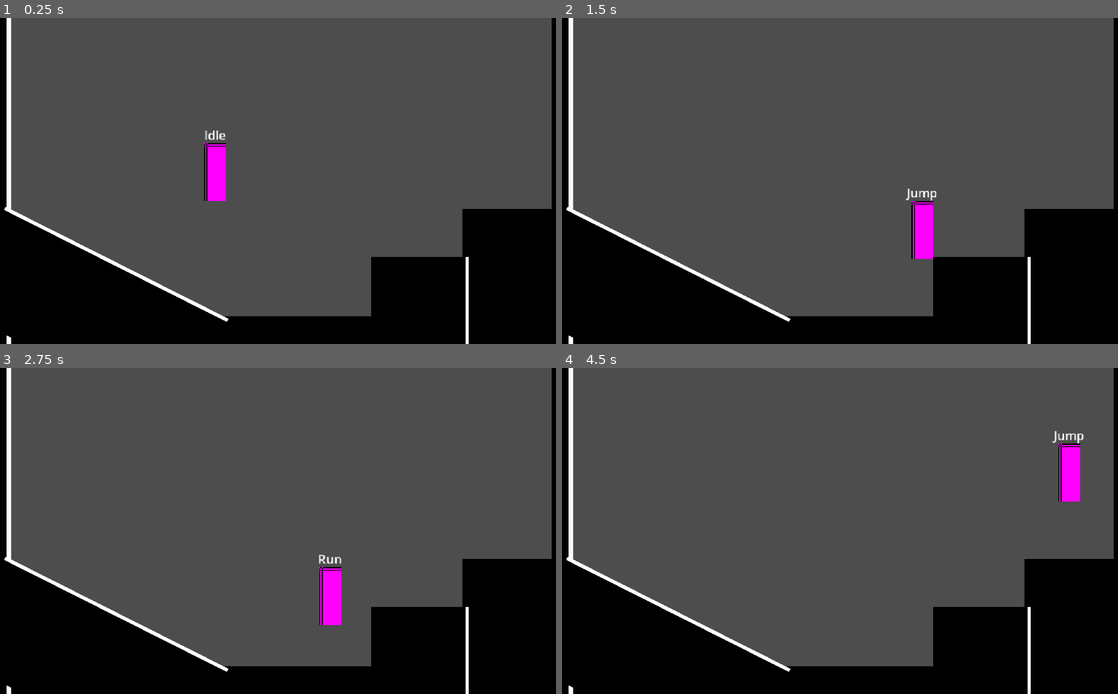
Above: before the commit, frames 1-4 (two rows, left to right).
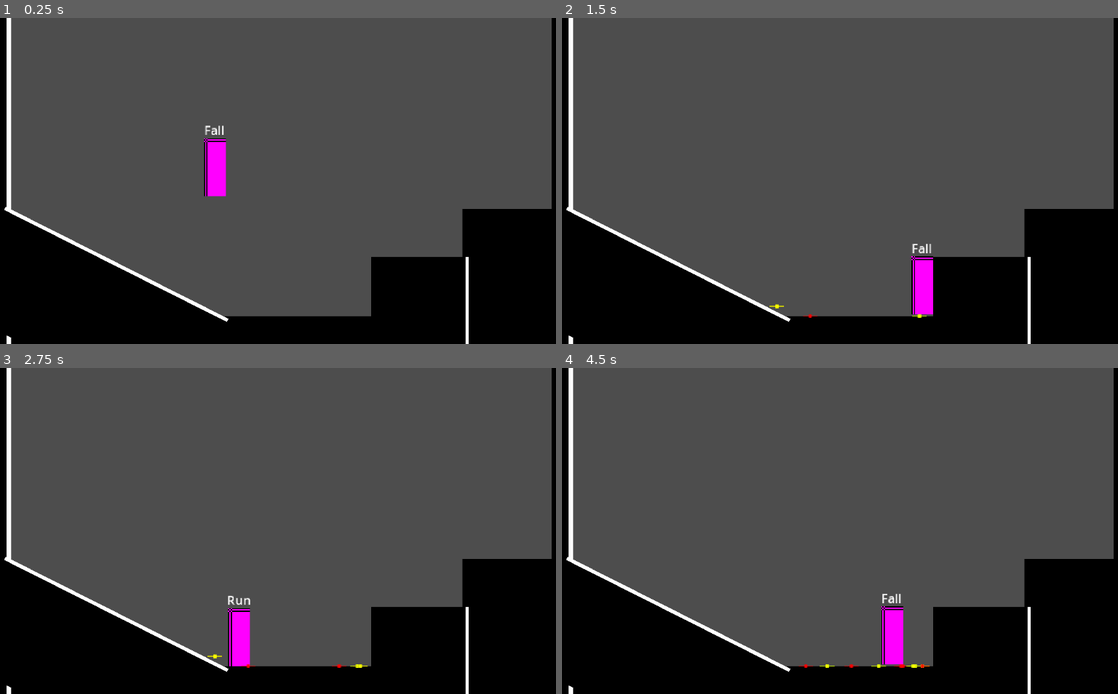
Above: after the commit, the same moments.

Repository: fantasypigeongames/ForgeOfHells
Game: Godot game, scene res://playground.tscn
Two runs of this game, one before a commit and one after it. Both use one fixed random seed, a clock stepped at 60 frames per second and the inputs below.
Inputs:
- Up to frame 1 (0.25 s): no input
- Up to frame 2 (1.5 s): hold Space (jump) 0.53-1.28 s; hold Right (right) from 0.53 s (still down); tap Space (jump) at 1.35 s
- Up to frame 3 (2.75 s): tap Space (jump) at 1.52, 1.82 s; release Right (right) at 2.03 s; hold Left (left) from 2.03 s (still down); hold Space (jump) from 2.03 s (still down)
- Up to frame 4 (4.5 s): release Left (left) at 2.78 s; release Space (jump) at 2.78 s; hold Right (right) 2.78-4.28 s; tap Space (jump) at 2.85, 3.02, 3.32, 4.35 s; hold Space (jump) 3.53-4.28 s; hold Left (left) from 4.28 s (still down)

The runs differ from the first frame. In frame 1, 0.2% of the frame differs, in the area x 36-41%, y 32-57%; in frame 2, 1.5%; in frame 3, 1.6%; in frame 4, 1.7%, in the area x 42-94%, y 19-92%.

Commit message:
ep04 jump and fall states, with jump bug

Diff:
--- /dev/null
+++ b/metroidvania-forge-of-the-hells/player/debug_jump_indicator.tscn
@@ -0,0 +1,30 @@
+[gd_scene load_steps=5 format=3 uid="uid://b1nld0gnntbc3"]
+
+[sub_resource type="Gradient" id="Gradient_qjkh3"]
+offsets = PackedFloat32Array(0.532468, 1)
+colors = PackedColorArray(1, 1, 1, 1, 1, 1, 1, 0)
+
+[sub_resource type="GradientTexture2D" id="GradientTexture2D_g6k8r"]
+gradient = SubResource("Gradient_qjkh3")
+width = 5
+height = 5
+fill = 1
+fill_from = Vector2(0.5, 0.5)
+fill_to = Vector2(1, 0.5)
+
+[sub_resource type="Gradient" id="Gradient_qr7du"]
+colors = PackedColorArray(1, 1, 1, 1, 1, 1, 1, 1)
+
+[sub_resource type="GradientTexture2D" id="GradientTexture2D_n6vax"]
+gradient = SubResource("Gradient_qr7du")
+width = 12
+height = 1
+
+[node name="DebugJumpIndicator" type="Node2D"]
+
+[node name="Sprite2D" type="Sprite2D" parent="."]
+texture = SubResource("GradientTexture2D_g6k8r")
+
+[node name="Sprite2D2" type="Sprite2D" parent="."]
+self_modulate = Color(1, 1, 1, 0.501961)
+texture = SubResource("GradientTexture2D_n6vax")
--- a/metroidvania-forge-of-the-hells/player/scripts/player.gd
+++ b/metroidvania-forge-of-the-hells/player/scripts/player.gd
@@ -1,6 +1,8 @@
 class_name Player
 extends CharacterBody2D
 
+
+const DEBUG_JUMP_INDICATOR = preload("res://player/debug_jump_indicator.tscn")
 #region ///export variables
 @export var move_speed : float = 150
 #endregion
@@ -83,3 +85,13 @@
 	direction = Vector2(x_axis,y_axis)
 
 	pass
+
+
+func add_debug_indicator(color : Color = Color.RED) -> void:
+	var d : Node2D = DEBUG_JUMP_INDICATOR.instantiate()
+	get_tree().root.add_child( d )
+	d.global_position = global_position
+	d.modulate = color
+	await get_tree().create_timer(3.0).timeout
+	d.queue_free()
+	pass
--- a/metroidvania-forge-of-the-hells/player/states/fall.gd
+++ b/metroidvania-forge-of-the-hells/player/states/fall.gd
@@ -12,6 +12,8 @@
 
 func exit() -> void:
 	print("exit: ", name)
+	player.add_debug_indicator( Color.RED )
+
 	pass
 
 #what happens when input is pressed/released
@@ -20,14 +22,13 @@
 
 #override built in process and physics fucntions for each player state
 func process ( _delta: float ) -> PlayerState:
-	if player.is_on_floor():
-		player.change_state( idle )
-
-	var x_axis = Input.get_axis("left", "right")
-	player.direction.x = x_axis
+	#if player.is_on_floor():
+		#player.change_state( idle )
 	player.velocity.x = player.direction.x * player.move_speed
 
 	return next_state
 
 func physics_process ( _delta: float ) -> PlayerState:
+	if player.is_on_floor():
+		return idle
 	return next_state
--- a/metroidvania-forge-of-the-hells/player/states/idle.gd
+++ b/metroidvania-forge-of-the-hells/player/states/idle.gd
@@ -17,16 +17,21 @@
 
 #what happens when input is pressed/released
 func handle_input( _event : InputEvent ) -> PlayerState:
+	if _event.is_action_pressed("jump"):
+		return jump
 	return next_state
 
 #override built in process and physics fucntions for each player state
 func process ( _delta: float ) -> PlayerState:
 	if player.direction.x != 0:
 		return run
-	if Input.is_action_just_pressed("jump"):
-		return jump
+	#homework ep 03. ep 04 move this to handle_input
+	#if Input.is_action_just_pressed("jump"):
+		#return jump
 	return next_state
 
 func physics_process ( _delta: float ) -> PlayerState:
 	player.velocity.x = 0
+	if player.is_on_floor() == false:
+		return fall
 	return next_state
--- a/metroidvania-forge-of-the-hells/player/states/jump.gd
+++ b/metroidvania-forge-of-the-hells/player/states/jump.gd
@@ -1,5 +1,8 @@
 class_name PlayerStateJump
 extends PlayerState
+
+@export var jump_velocity : float = 450.0
+
 
 func init() -> void:
 	#print("init: ", name)
@@ -8,38 +11,55 @@
 func enter() -> void:
 	print("enter: ", name)
 	#play jump animation
-	var duration_timer : Timer = Timer.new()
-	duration_timer.one_shot = true
-	duration_timer.wait_time = 0.125
-	add_child( duration_timer )
-	duration_timer.timeout.connect( func():
-		_on_duration_timer_timeout(duration_timer) )
-	duration_timer.start()
+	player.add_debug_indicator( Color.LAWN_GREEN )
+	player.velocity.y = -jump_velocity
+
+	##ep 03 homework. update to the above code to be velocity based, not timer based jump
+	#var duration_timer : Timer = Timer.new()
+	#duration_timer.one_shot = true
+	#duration_timer.wait_time = 0.125
+	#add_child( duration_timer )
+	#duration_timer.timeout.connect( func():
+		#_on_duration_timer_timeout(duration_timer) )
+	#duration_timer.start()
 
 	pass
 
 func exit() -> void:
 	print("exit: ", name)
+	player.add_debug_indicator( Color.YELLOW )
+
 	pass
 
 #what happens when input is pressed/released
-func handle_input( _event : InputEvent ) -> PlayerState:
+func handle_input( event : InputEvent ) -> PlayerState:
+	if event.is_action_released("jump"):
+		player.velocity.y *= 0.5
+		return fall
 	return next_state
 
 #override built in process and physics fucntions for each player state
 func process ( _delta: float ) -> PlayerState:
-	var jump_y_velocity : float = -.5 * player.gravity
-	var x_axis = Input.get_axis("left", "right")
-	var y_axis = Input.get_axis("up", "down")
-	player.direction = Vector2(x_axis,y_axis)
-	player.velocity.x = player.direction.x * player.move_speed
-	player.velocity.y = jump_y_velocity
+	##ep 03 homework. update to the above code to be velocity based, not timer based jump
+	#var jump_y_velocity : float = -.5 * player.gravity
+	#var x_axis = Input.get_axis("left", "right")
+	#var y_axis = Input.get_axis("up", "down")
+	#player.direction = Vector2(x_axis,y_axis)
+	#player.velocity.x = player.direction.x * player.move_speed
+	#player.velocity.y = jump_y_velocity
+
 	return next_state
 
 func physics_process ( _delta: float ) -> PlayerState:
+	if player.is_on_floor():
+		return idle
+	if player.velocity.y >= 0:
+		return fall
+	player.velocity.x = player.direction.x * player.move_speed
 	return next_state
 
-func _on_duration_timer_timeout(timer: Timer) :
-	print("jump duration timer timeout")
-	timer.queue_free()
-	player.change_state( fall )
+##ep 03 homework. update to the above code to be velocity based, not timer based jump
+#func _on_duration_timer_timeout(timer: Timer) :
+	#print("jump duration timer timeout")
+	#timer.queue_free()
+	#player.change_state( fall )
--- a/metroidvania-forge-of-the-hells/player/states/run.gd
+++ b/metroidvania-forge-of-the-hells/player/states/run.gd
@@ -16,16 +16,21 @@
 
 #what happens when input is pressed/released
 func handle_input( _event : InputEvent ) -> PlayerState:
+	if _event.is_action_pressed("jump"):
+		return jump
 	return next_state
 
 #override built in process and physics fucntions for each player state
 func process ( _delta: float ) -> PlayerState:
 	if player.direction.x == 0:
 		return idle
-	if Input.is_action_just_pressed("jump"):
-		return jump
+	#homework ep 03. ep 04 move this to handle_input
+	#if Input.is_action_just_pressed("jump"):
+		#return jump
 	return next_state
 
 func physics_process ( _delta: float ) -> PlayerState:
 	player.velocity.x = player.direction.x * player.move_speed
+	if player.is_on_floor() == false:
+		return fall
 	return next_state
